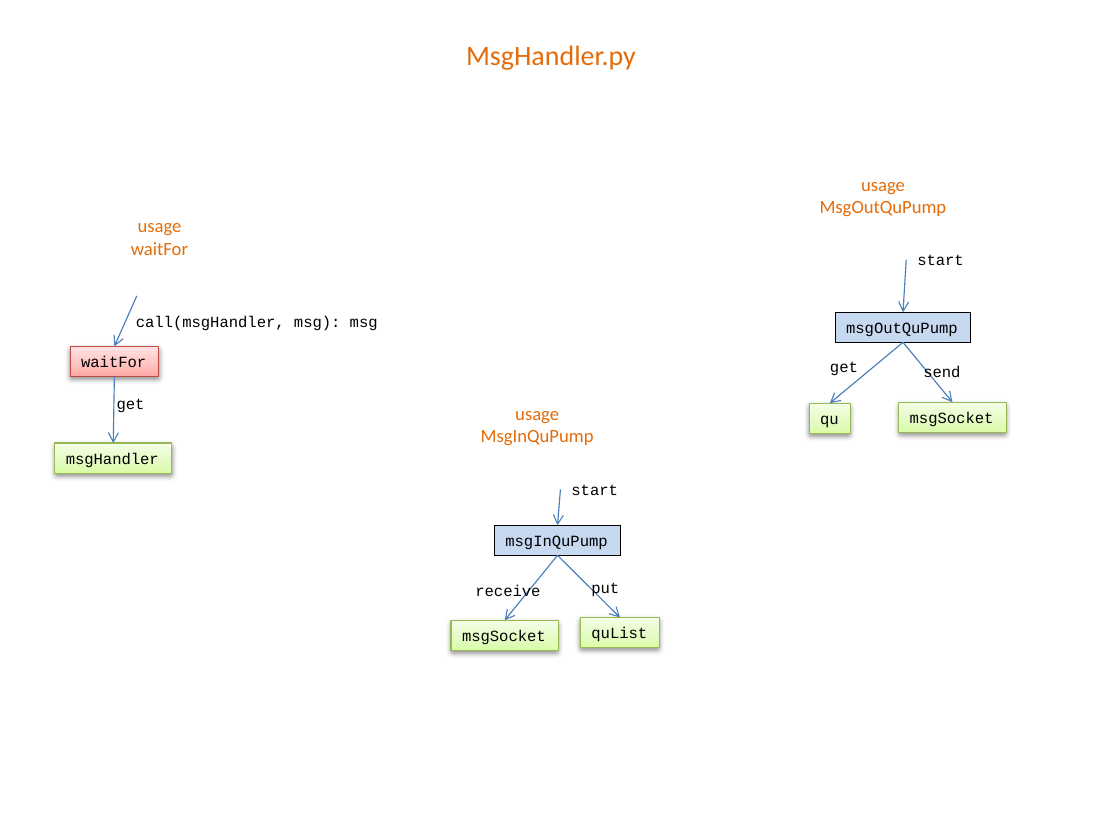
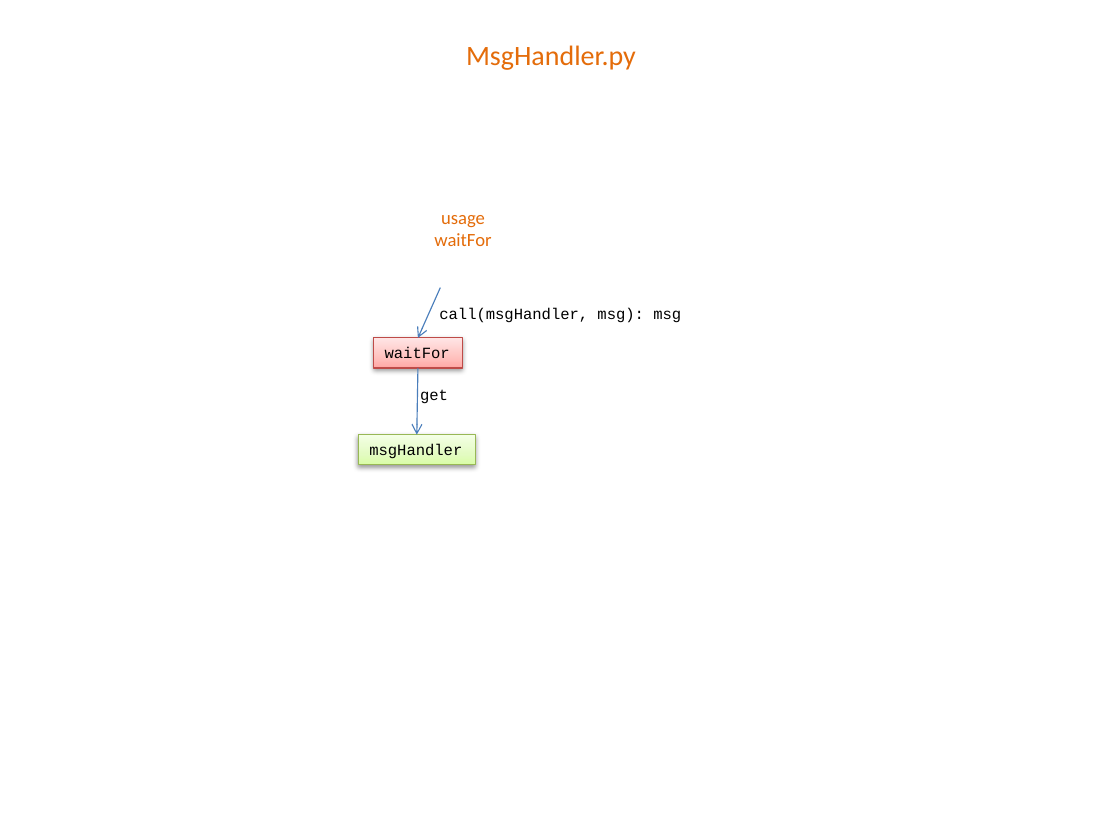
Before and after one commit to mlozborne/motin, a slide deck: slide 7 of Scripting/ScriptingDocumenation/DesignDiagrams.pptx. Drawn at 1120x840 pixels with LibreOffice and Linux fonts; fonts in the diff are those of the drawing. Boxes give left, top, right and bottom in pixels: in the first picture for what was removed or moved away, otherwise in the second. Text is boxed around its words. In the diff, an @@ line names an element or a change of style, - is before the commit and + after.

```diff
--- a/Scripting/ScriptingDocumenation/DesignDiagrams.pptx
+++ b/Scripting/ScriptingDocumenation/DesignDiagrams.pptx
@@ text removed at [820,182,947,217] @@
-usage
-MsgOutQuPump
@@ arrow removed from (906, 260) to (903, 312) @@
@@ text removed at [917,254,964,265] @@
-start
@@ rectangle removed at [836,312,971,343] @@
-msgOutQuPump
@@ arrow removed from (903, 343) to (830, 403) @@
@@ arrow removed from (903, 343) to (952, 402) @@
@@ 3 texts, 2 rectangles, 2 arrows: place and size @@
-3 texts, 2 rectangles, 2 arrows at [55,223,378,474]
+3 texts, 2 rectangles, 2 arrows at [358,215,681,465]
@@ text removed at [830,361,858,376] @@
-get
@@ text removed at [923,366,960,383] @@
-send
@@ text removed at [481,411,594,445] @@
-usage
-MsgInQuPump
@@ rectangle removed at [809,403,850,433] @@
-qu
@@ rectangle removed at [898,402,1006,432] @@
-msgSocket
@@ arrow removed from (560, 489) to (558, 525) @@
@@ text removed at [571,484,618,495] @@
-start
@@ rectangle removed at [494,525,620,556] @@
-msgInQuPump
@@ arrow removed from (558, 556) to (505, 620) @@
@@ arrow removed from (558, 556) to (620, 617) @@
@@ text removed at [475,585,540,602] @@
-receive
@@ text removed at [591,582,619,598] @@
-put
@@ rectangle removed at [451,620,559,651] @@
-msgSocket
@@ rectangle removed at [580,617,660,647] @@
-quList
```
Also in this commit, not shown: 2 other slides changed, 2 other files.
